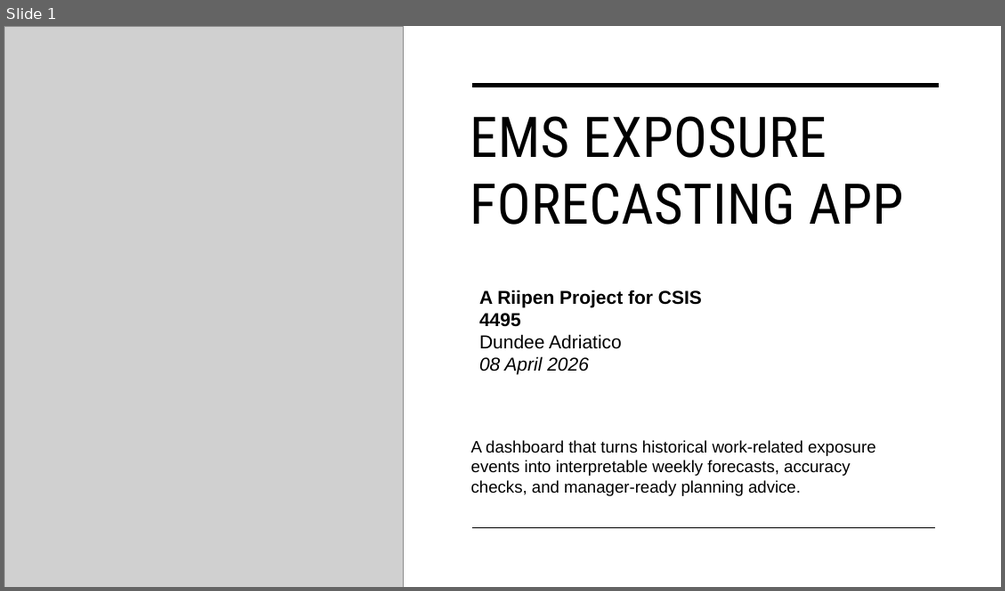
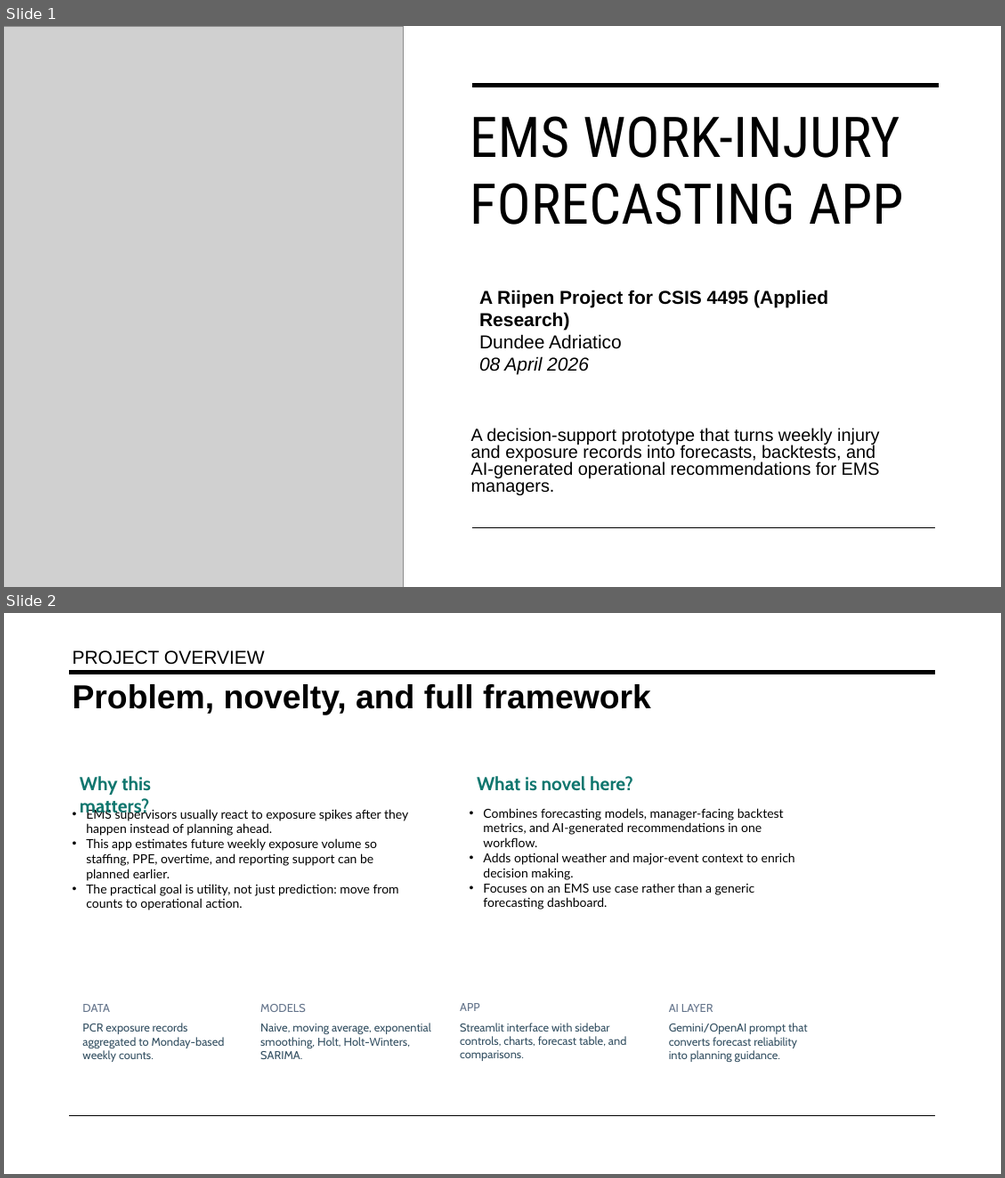
Before and after one commit to dondemici/W26_4495_S2_DundeeA, a slide deck: DocumentsAndReports/EMS Exposure Forecasting App Deck.pptx. Shown one above the other, each under a label of ours: slide 1 before the commit, slides 1 and 2 after it. The pictures are 1005x591 and 1005x1178 pixels, drawn with LibreOffice and Linux fonts; fonts in the diff are those of the drawing; grey boxes stand for pictures. Boxes give left, top, right and bottom in pixels: in the first picture for what was removed or moved away, otherwise in the second. Text is boxed around its words. In the diff, an @@ line names an element or a change of style, - is before the commit and + after.

```diff
--- a/DocumentsAndReports/EMS Exposure Forecasting App Deck.pptx
+++ b/DocumentsAndReports/EMS Exposure Forecasting App Deck.pptx
@@ slide 2 added at (4,613,1001,1174), background #FFFFFF @@
@@ text added at (73,650,265,665), 18 pt, text #000000 @@
+PROJECT OVERVIEW
@@ line added from (70, 672) to (936, 672), #000000 3.5 pt @@
@@ text added at (73,684,651,715), 32 pt, text #000000, bold @@
+Problem, novelty, and full framework
@@ text added at (80,776,151,818), 18 pt, text #0F766E, bold @@
+Why this matters?
@@ text added at (477,776,633,791), 18 pt, text #0F766E, bold @@
+What is novel here?
@@ text added at (86,807,408,910), 12 pt, text #000000 @@
+• EMS supervisors usually react to exposure spikes after they happen instead of planning ahead.
+• This app estimates future weekly exposure volume so staffing, PPE, overtime, and reporting support can be planned earlier.
+• The practical goal is utility, not just prediction: move from counts to operational action.
@@ text added at (483,808,795,909), 12 pt, text #000000 @@
+• Combines forecasting models, manager-facing backtest metrics, and AI-generated recommendations in one workflow.
+• Adds optional weather and major-event context to enrich decision making.
+• Focuses on an EMS use case rather than a generic forecasting dashboard.
@@ text added at (82,1004,225,1062), 11 pt, text #355163 @@
+DATA
+PCR exposure records aggregated to Monday-based weekly counts.
@@ text added at (260,1004,431,1059), 11 pt, text #355163 @@
+MODELS
+Naive, moving average, exponential smoothing, Holt, Holt-Winters, SARIMA.
@@ text added at (460,1003,626,1061), 11 pt, text #355163 @@
+APP
+Streamlit interface with sidebar controls, charts, forecast table, and comparisons.
@@ text added at (669,1004,808,1062), 11 pt, text #355163 @@
+AI LAYER
+Gemini/OpenAI prompt that converts forecast reliability into planning guidance.
@@ line added from (70, 1116) to (936, 1116), #000000 1 pt @@
@@ slide 1 changed as well @@
@@ picture added at (4,26,403,587) @@
@@ title at (469,116,904,224): text changed @@
-EMS EXPOSURE FORECASTING APP
+EMS WORK-INJURY FORECASTING APP
@@ text at (479,289,828,329): text changed @@
-A Riipen Project for CSIS 4495
+A Riipen Project for CSIS 4495 (Applied Research)
@@ subtitle at (471,427,880,495): text changed; size 16 to 17 pt @@
-A dashboard that turns historical work-related exposure events into interpretable weekly forecasts, accuracy checks, and manager-ready planning advice.
+A decision-support prototype that turns weekly injury and exposure records into forecasts, backtests, and AI-generated operational recommendations for EMS managers.
```
Also in this commit, not shown: 5 other slides added, 5 slides removed, 2 other files.
